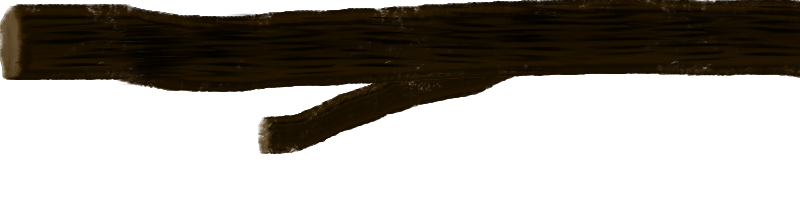
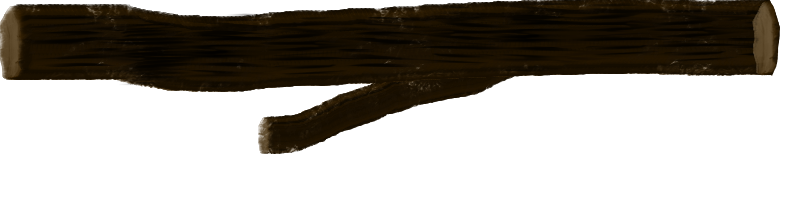
Before/after of a 800px x 200px layered artwork. What changed in the layer stack:
painted on "Paint Layer 3" over [752, 0, 800, 78]
painted on "Paint Layer 2" over [752, 0, 800, 78]
